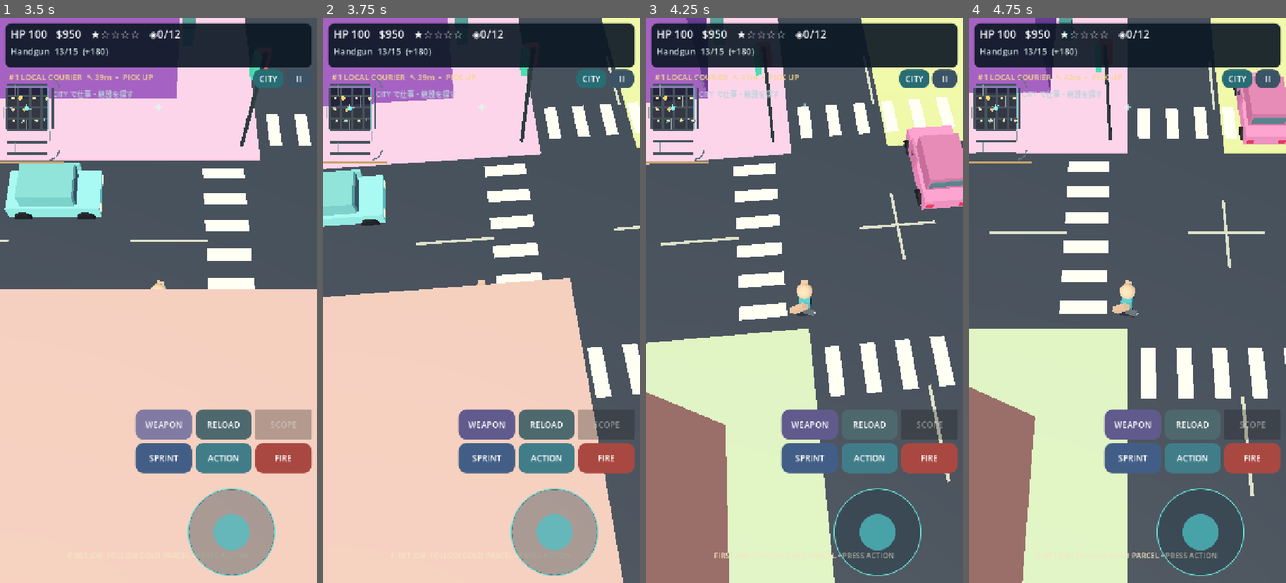
Above: before the commit, frames 1-4 (left to right).
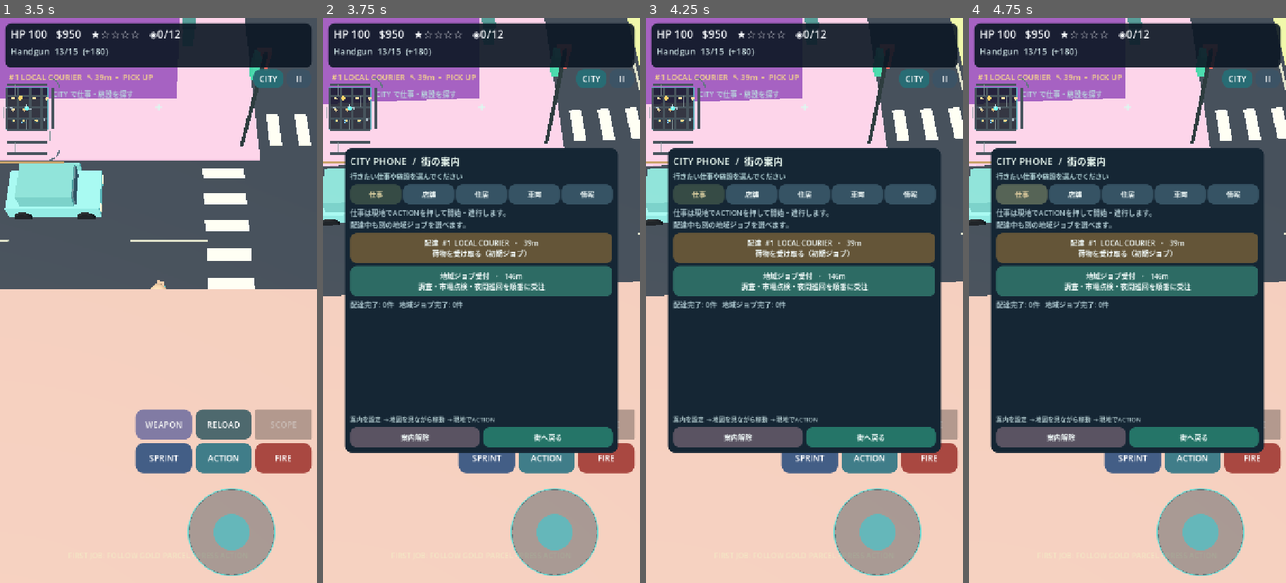
Above: after the commit, the same moments.

Repository: shejklgaia-png/Gt_a_like_game
Game: Godot game, scene res://scenes/main.tscn
Two runs of this game, one before a commit and one after it. Both use one fixed random seed, a clock stepped at 60 frames per second and the inputs below.
Inputs (mouse positions are in pixels of both pictures, inside the frame that each line leads up to):
- Up to frame 1 (3.5 s): click "FIRE" at 0.5 s; click "ACTION" at 1.25 s; tap Enter at 2 s; move the mouse to (228, 272) at 2.02 s; hold D 2.03-2.75 s; hold Shift 2.03-2.75 s; click (228, 272) at 2.17 s; tap Space at 2.27 s; drag from (95, 328) to (142, 413) at 2.77 s
- Up to frame 2 (3.75 s): move the mouse to (513, 176) at 3.52 s; hold D from 3.53 s (still down); tap B at 3.6 s
- Up to frame 3 (4.25 s): keep holding D
- Up to frame 4 (4.75 s): release D at 4.25 s; click (1022, 193) at 4.25 s, where only the run after the commit has a clickable "仕事"

Frame 1 is identical in both runs. In frame 2, 51% of the frame differs, in the area x 0-100%, y 0-100%; in frame 3, 80%; in frame 4, 78%.
Error before the commit: Parse Error: Cannot infer the type of "owned_count" variable because the value doesn't have a set type. (res://scripts/city_phone.gd:232)

Commit message:
Fix CITY phone compile failure by explicitly typing owned-home count

Diff:
--- a/scripts/city_phone.gd
+++ b/scripts/city_phone.gd
@@ -229,7 +229,7 @@
 
 func fill_homes() -> void:
 	note("住居を購入すると、室内への入室と家具の配置ができます。")
-	var owned_count := game.purchased_homes.size()
+	var owned_count: int = game.purchased_homes.size()
 	note("所有物件：%d件   家具の所持種類：%d" % [owned_count, game.furniture_inventory.size()])
 	for lot in game.city.buildings:
 		if String(lot.get("business", "")) != "apartment":
